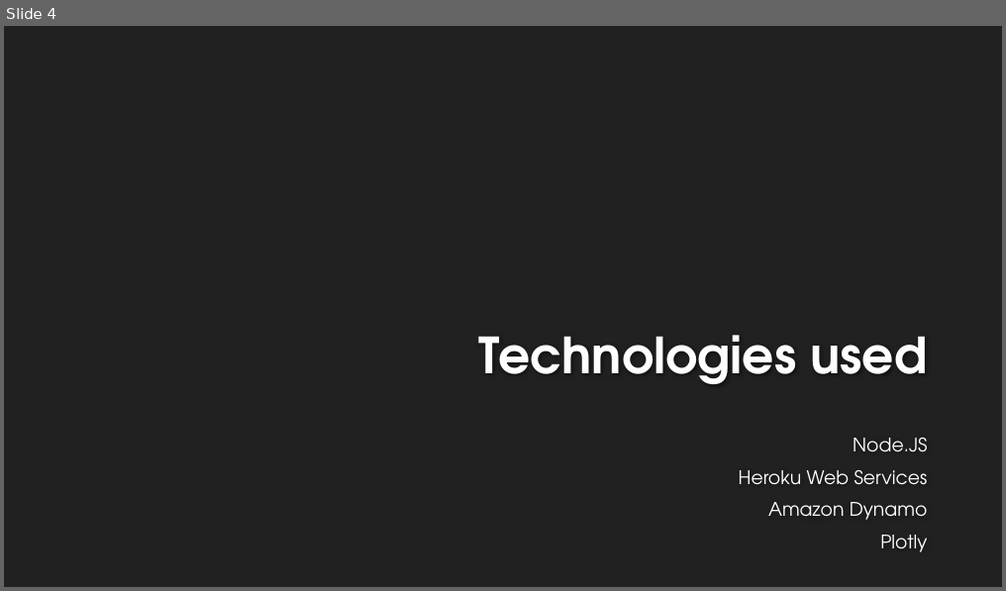
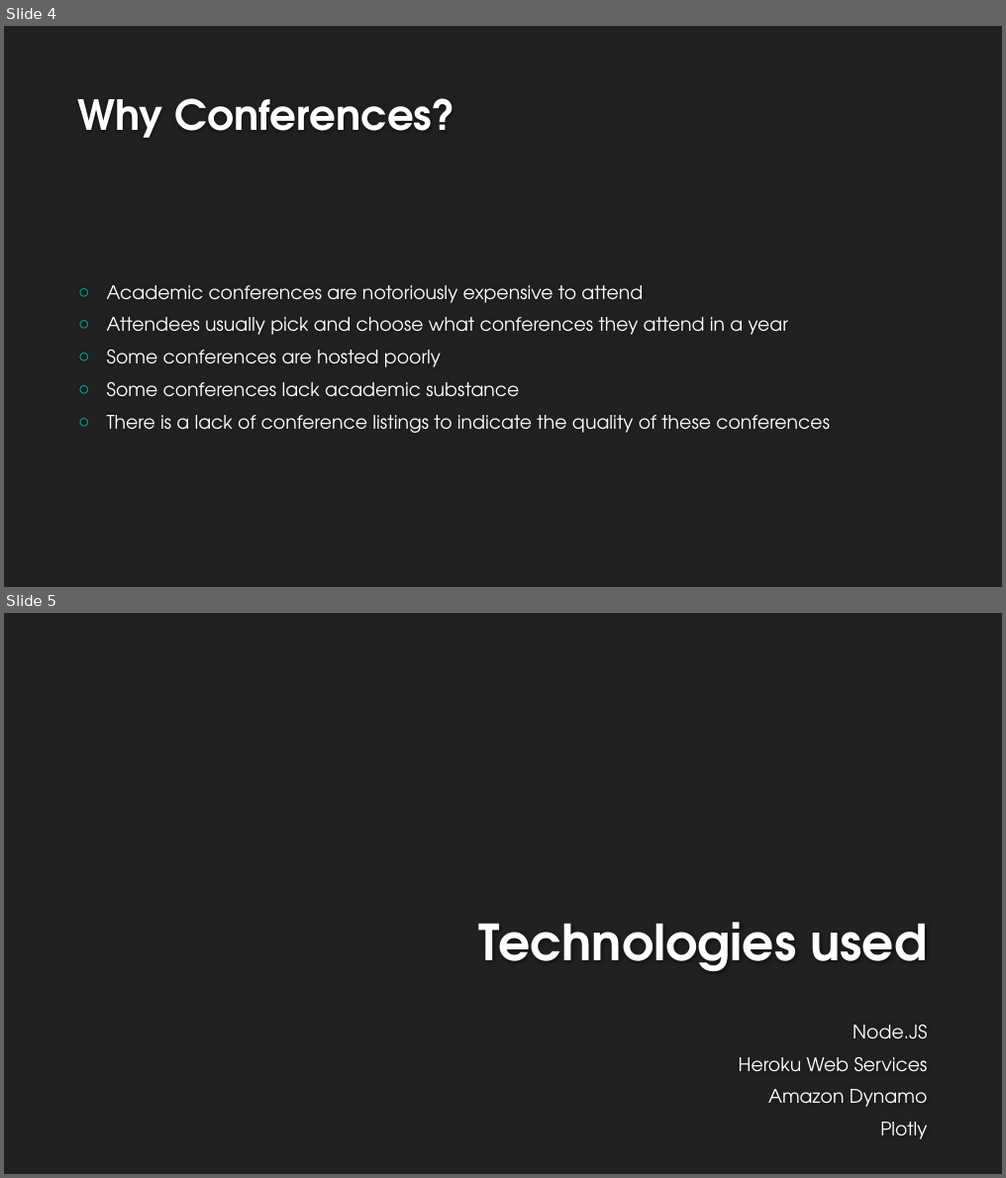
Before and after one commit to wolfen601/CloudComputingProject, a slide deck: CoCo Conference.pptx. Shown one above the other, each under a label of ours: slide 4 before the commit, slides 4 and 5 after it. The pictures are 1006x591 and 1006x1178 pixels, drawn with LibreOffice and Linux fonts; fonts in the diff are those of the drawing; background and template pictures are left out. Boxes give left, top, right and bottom in pixels: in the first picture for what was removed or moved away, otherwise in the second. Text is boxed around its words. In the diff, an @@ line names an element or a change of style, - is before the commit and + after.

```diff
--- a/CoCo Conference.pptx
+++ b/CoCo Conference.pptx
@@ slide 4 added at (4,26,1002,587), background #212121 @@
@@ title added at (78,98,455,138), 40 pt, text #FEFEFE, bold @@
+Why Conferences?
@@ text added at (107,285,830,433), 18 pt, text #FFFFFF @@
+○ Academic conferences are notoriously expensive to attend
+○ Attendees usually pick and choose what conferences they attend in a year
+○ Some conferences are hosted poorly
+○ Some conferences lack academic substance
+○ There is a lack of conference listings to indicate the quality of these conferences
@@ what was slide 4 is now slide 5 @@
```
Also in this commit, not shown: 2 slides changed, 3 other slides added, 3 slides removed.
